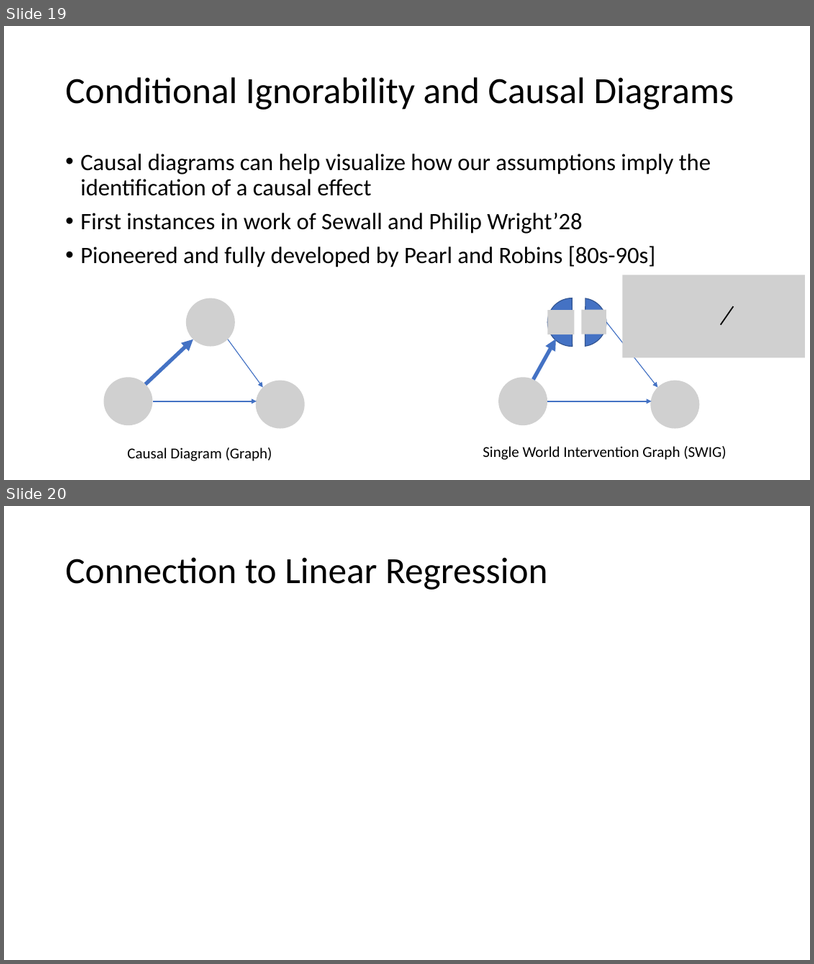
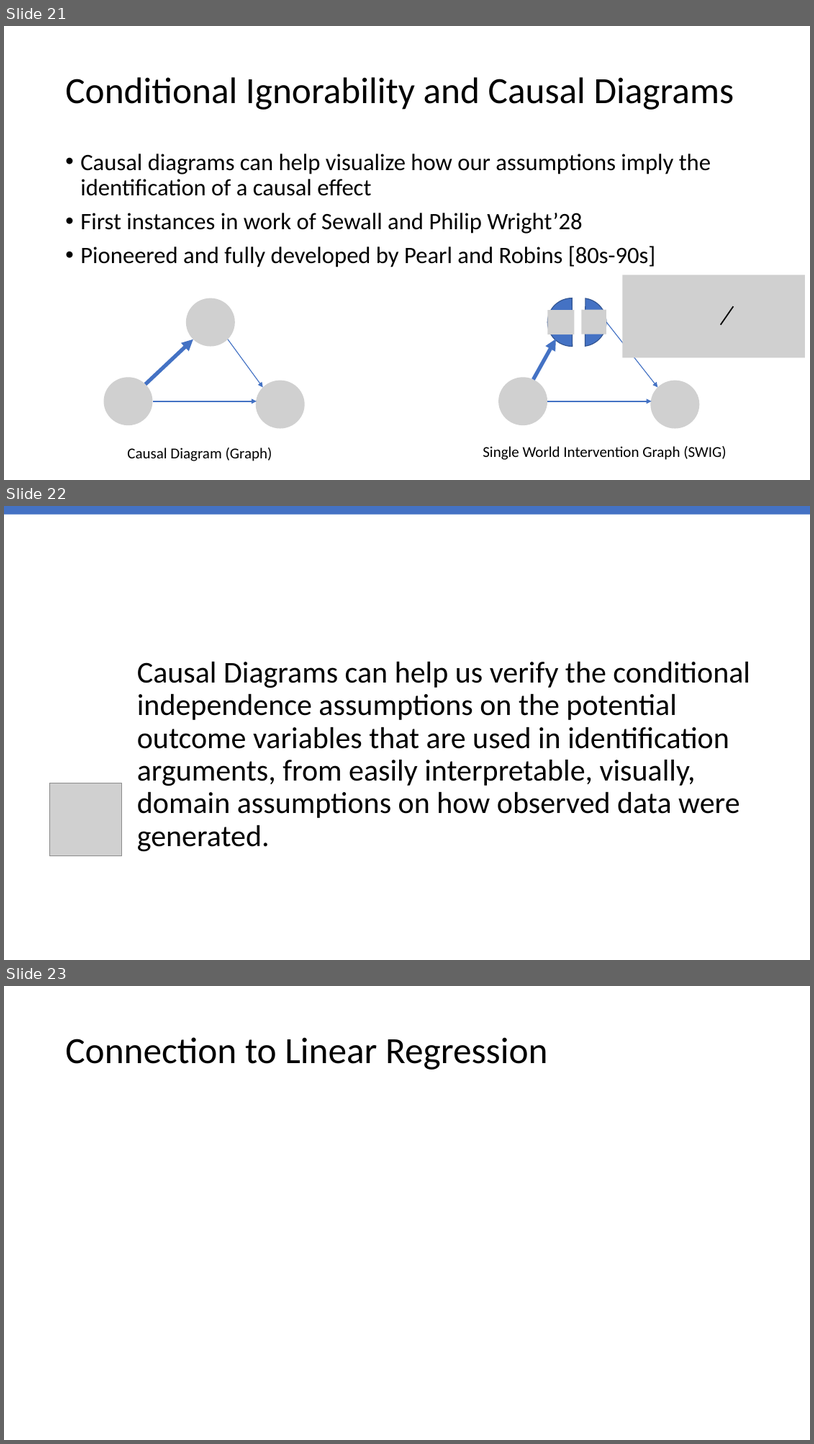
Before and after one commit to stanford-msande228/winter23, a slide deck: MSANDE228_Lecture6_Causality_in_Observational_Data.pptx. Shown one above the other, each under a label of ours: slides 19 and 20 before the commit, slides 21, 22 and 23 after it. The pictures are 814x964 and 814x1444 pixels, drawn with LibreOffice and Linux fonts; fonts in the diff are those of the drawing; grey boxes stand for pictures. Boxes give left, top, right and bottom in pixels: in the first picture for what was removed or moved away, otherwise in the second. Text is boxed around its words. In the diff, an @@ line names an element or a change of style, - is before the commit and + after.

```diff
--- a/MSANDE228_Lecture6_Causality_in_Observational_Data.pptx
+++ b/MSANDE228_Lecture6_Causality_in_Observational_Data.pptx
@@ slide 22 added at <box>4,506,810,960</box>, background #FFFFFF @@
@@ rectangle added at <box>4,506,810,514</box>, fill #4472C4 @@
@@ title added at <box>137,662,751,852</box>, 36 pt, text #000000 @@
+Causal Diagrams can help us verify the conditional independence assumptions on the potential outcome variables that are used in identification arguments, from easily interpretable, visually, domain assumptions on how observed data were generated.
@@ picture added at <box>49,783,122,856</box> @@
@@ what was slide 19 is now slide 21 @@
@@ what was slide 20 is now slide 23 @@
```
Also in this commit, not shown: 3 slides changed, 8 other slides added, 1 other file.
